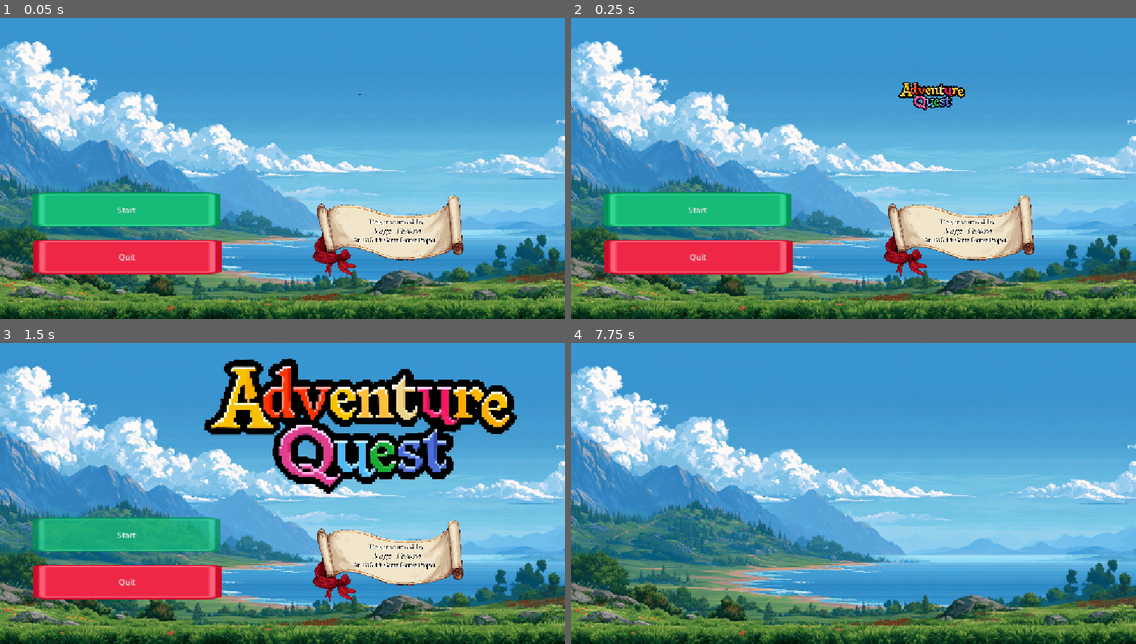
Above: before the commit, frames 1-4 (two rows, left to right).
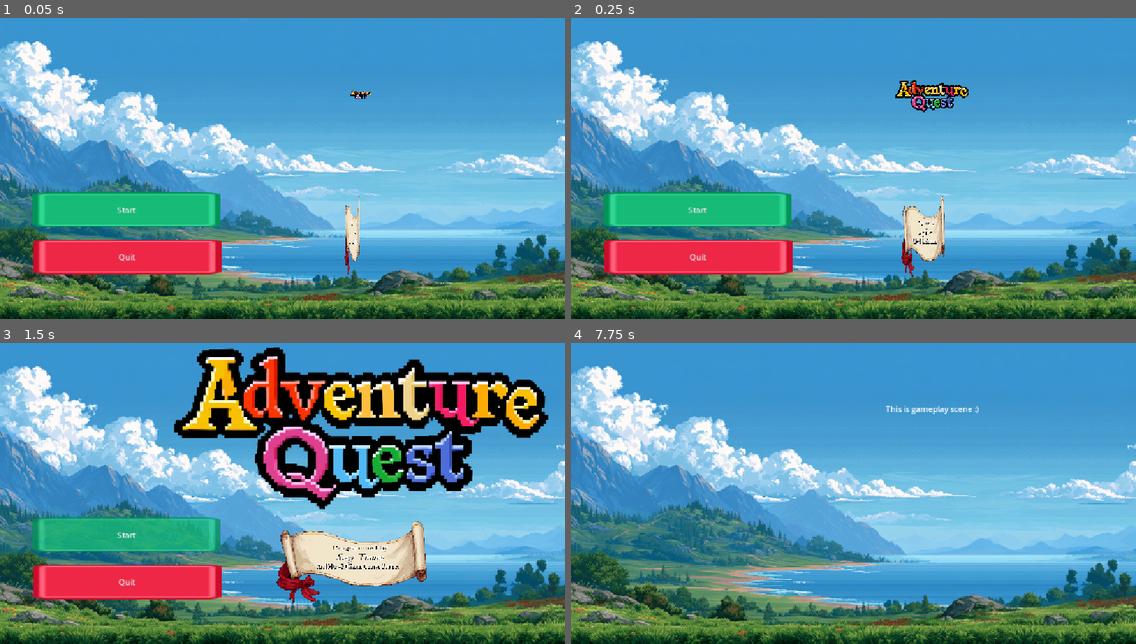
Above: after the commit, the same moments.

Repository: TheSateWarco/2dTDFantasyAdventureGame
Game: Godot game, scene res://Tesoro_Sage_FantasyAdventure/Scenes/UI/start_screen_ui.tscn
The game is run twice, just before and just after one commit, with the same random seed, the same clock (stepped at 60 frames per second) and the same inputs. Sound files missing from this copy of the repository are replaced by a short silence.
Inputs:
- Up to frame 1 (0.05 s): no input
- Up to frame 2 (0.25 s): no input
- Up to frame 3 (1.5 s): click "Start" at 0.5 s; click "Start" at 1.25 s
- Up to frame 4 (7.75 s): click "Start" at 2 s; tap Enter at 2.75, 4.25, 5.75 s; tap Space at 3.5, 5, 6.5 s

The runs differ from the first frame. In frame 1, 4.1% of the frame differs, in the area x 55-82%, y 23-86%; in frame 2, 4.4%; in frame 3, 21%, in the area x 30-98%, y 1-87%; in frame 4, 0.2%.
Error in both runs: Cannot call method 'change_scene_to_file' on a null value. (res://Tesoro_Sage_FantasyAdventure/Scripts/start_screen_ui.gd:8)

Commit message:
More animations

Diff:
--- a/2dtd-fantasy-adventure-game/Tesoro_Sage_FantasyAdventure/Scenes/Levels/MainGameLvl.tscn
+++ b/2dtd-fantasy-adventure-game/Tesoro_Sage_FantasyAdventure/Scenes/Levels/MainGameLvl.tscn
@@ -8,3 +8,11 @@
 offset_right = 40.0
 offset_bottom = 40.0
 texture = ExtResource("1_k0x5d")
+
+[node name="Label" type="Label" parent="BGTextRect" unique_id=1751883076]
+layout_mode = 0
+offset_left = 642.0
+offset_top = 156.0
+offset_right = 832.0
+offset_bottom = 179.0
+text = "This is gameplay scene :)"
--- a/2dtd-fantasy-adventure-game/Tesoro_Sage_FantasyAdventure/Scenes/UI/start_screen_ui.tscn
+++ b/2dtd-fantasy-adventure-game/Tesoro_Sage_FantasyAdventure/Scenes/UI/start_screen_ui.tscn
@@ -45,6 +45,18 @@
 "transitions": PackedFloat32Array(1, 2.8284276),
 "update": 0,
 "values": [Vector2(0.033, 0.036), Vector2(0.66782874, 0.7195975)]
+}
+tracks/1/type = "value"
+tracks/1/imported = false
+tracks/1/enabled = true
+tracks/1/path = NodePath("../Scroll01:scale")
+tracks/1/interp = 1
+tracks/1/loop_wrap = true
+tracks/1/keys = {
+"times": PackedFloat32Array(0, 1),
+"transitions": PackedFloat32Array(1, 1),
+"update": 0,
+"values": [Vector2(0.013781552, 0.34610853), Vector2(0.25649574, 0.34610853)]
 }
 
 [sub_resource type="Animation" id="Animation_0okfu"]
@@ -123,11 +135,11 @@
 [node name="TitleAnimationPlayer" type="AnimationPlayer" parent="." unique_id=1900322821]
 root_node = NodePath("../QuitConfirmDialog")
 libraries/ = SubResource("AnimationLibrary_l0hlu")
-autoplay = &"Title"
+autoplay = &"RESET"
 
 [node name="Scroll01" type="Sprite2D" parent="." unique_id=1834667063]
-position = Vector2(793, 467)
-scale = Vector2(0.25649574, 0.34610853)
+position = Vector2(719, 470)
+scale = Vector2(0.013781552, 0.34610853)
 texture = ExtResource("6_v0nt6")
 
 [node name="SageTesoroText" type="Sprite2D" parent="Scroll01" unique_id=2080860258]
